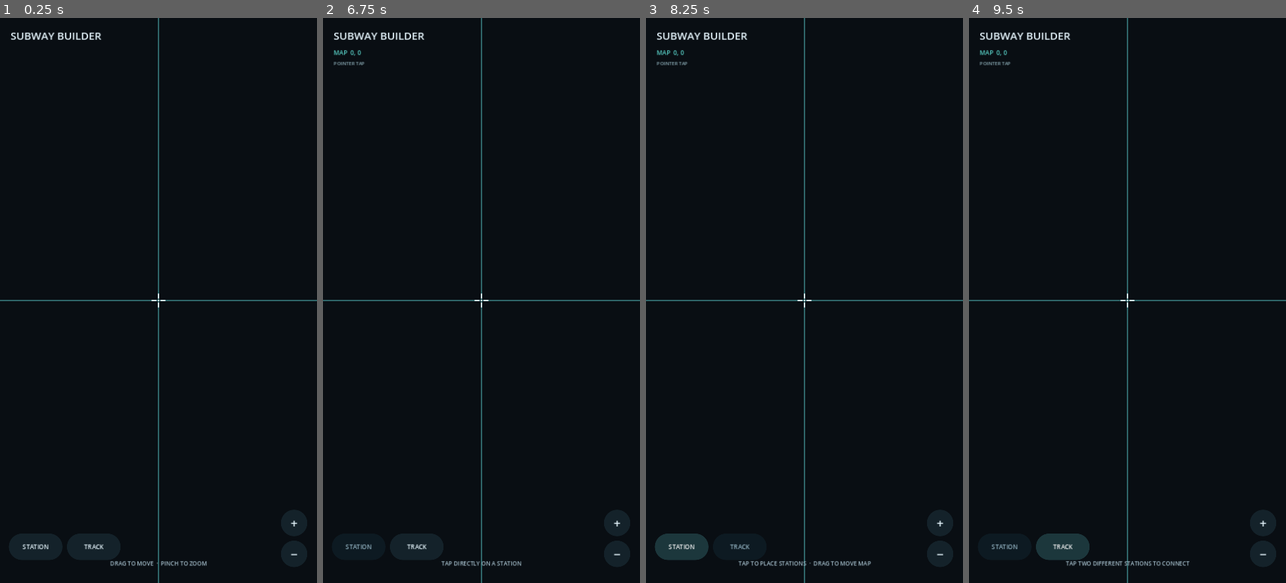
Above: before the commit, frames 1-4 (left to right).
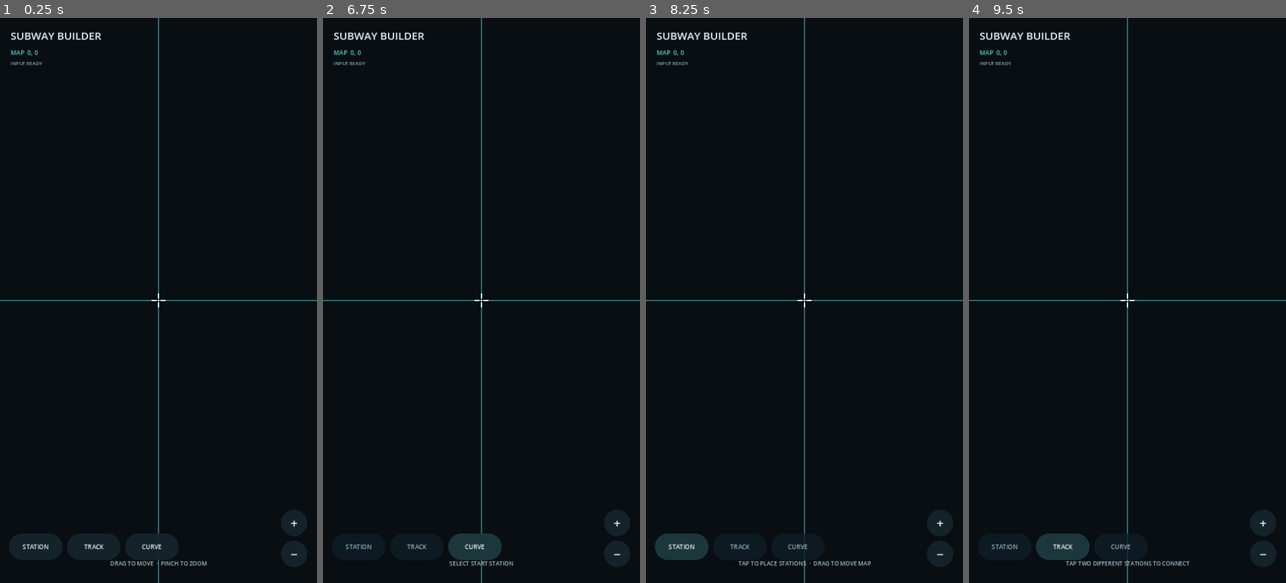
Above: after the commit, the same moments.

Repository: cccatm1950-glitch/Subway-builder-pe
Game: Godot game, scene res://scenes/main.tscn
Same seed, same stepped clock (60 frames per second), same inputs: the game is played once before the commit and once after it.
Inputs (mouse positions are in pixels of both pictures, inside the frame that each line leads up to):
- Up to frame 1 (0.25 s): no input
- Up to frame 2 (6.75 s): click (475, 549) at 0.5 s, where only the run after the commit has a clickable "CURVE"; click "STATION" at 1.25 s; click "TRACK" at 2 s; click "+" at 2.75 s; click "−" at 3.5 s; click "STATION" at 4.25 s; click "TRACK" at 5 s; click "+" at 5.75 s; click (475, 549) at 6.5 s, where only the run after the commit has a clickable "CURVE"
- Up to frame 3 (8.25 s): click "−" at 7.25 s; click "STATION" at 8 s
- Up to frame 4 (9.5 s): click "TRACK" at 8.75 s

The runs differ from the first frame. In frame 1, 0.2% of the frame differs, in the area x 3-51%, y 5-96%; in frame 2, 0.9%, in the area x 3-63%, y 7-97%; in frame 3, 0.1%; in frame 4, 0.1%.
Error before the commit: Invalid access to property or key 'curve_mode_requested' on a base object of type 'Control (hud.gd)'. (res://scripts/main.gd:37)

Commit message:
Add curve construction mode button

Diff:
--- a/scripts/hud.gd
+++ b/scripts/hud.gd
@@ -4,12 +4,14 @@
 signal zoom_out_requested
 signal station_mode_requested
 signal track_mode_requested
+signal curve_mode_requested
 signal cancel_build_requested
 
 var coordinate_label: Label
 var hint_label: Label
 var station_button: Button
 var track_button: Button
+var curve_button: Button
 var input_status_label: Label
 
 func _ready() -> void:
@@ -77,6 +79,18 @@
 	track_button.pressed.connect(func(): track_mode_requested.emit())
 	add_child(track_button)
 
+	curve_button = _make_action_button("CURVE")
+	curve_button.anchor_left = 0.0
+	curve_button.anchor_right = 0.0
+	curve_button.anchor_top = 1.0
+	curve_button.anchor_bottom = 1.0
+	curve_button.offset_left = 284
+	curve_button.offset_top = -112
+	curve_button.offset_right = 406
+	curve_button.offset_bottom = -52
+	curve_button.pressed.connect(func(): curve_mode_requested.emit())
+	add_child(curve_button)
+
 	var zoom_in := _make_zoom_button("+")
 	zoom_in.anchor_left = 1.0
 	zoom_in.anchor_right = 1.0
@@ -127,7 +141,7 @@
 	return style
 
 func is_ui_position(screen_position: Vector2) -> bool:
-	for control in [station_button, track_button]:
+	for control in [station_button, track_button, curve_button]:
 		if is_instance_valid(control) and control.get_global_rect().has_point(screen_position):
 			return true
 	for control in get_children():
@@ -147,6 +161,7 @@
 	hint_label.text = message
 	station_button.modulate = Color(1, 1, 1, 1) if mode == "station" else Color(0.72, 0.82, 0.86, 0.85)
 	track_button.modulate = Color(1, 1, 1, 1) if mode == "track" else Color(0.72, 0.82, 0.86, 0.85)
+	curve_button.modulate = Color(1, 1, 1, 1) if mode == "curve" else Color(0.72, 0.82, 0.86, 0.85)
 
 func _draw() -> void:
 	var center := size * 0.5
